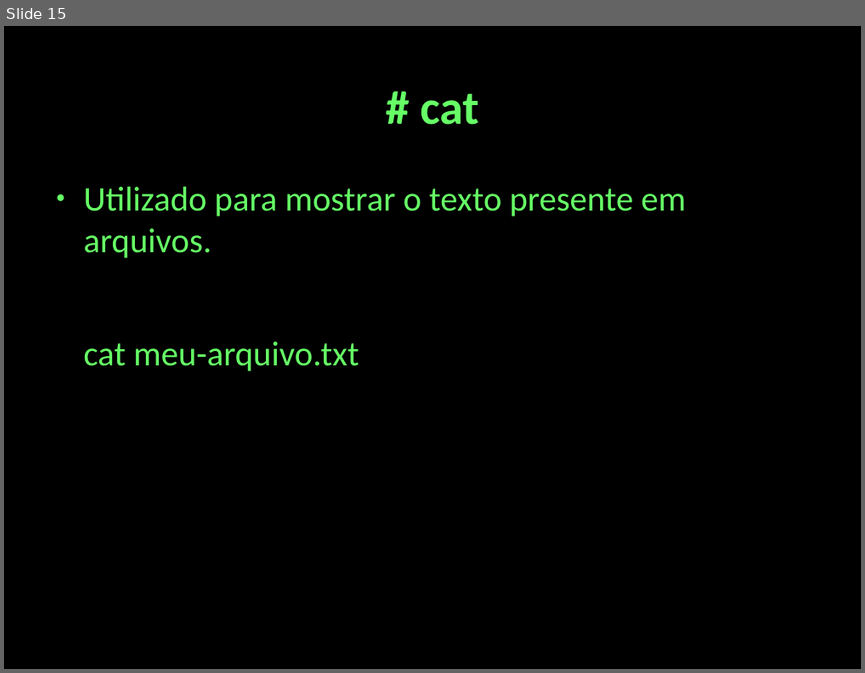
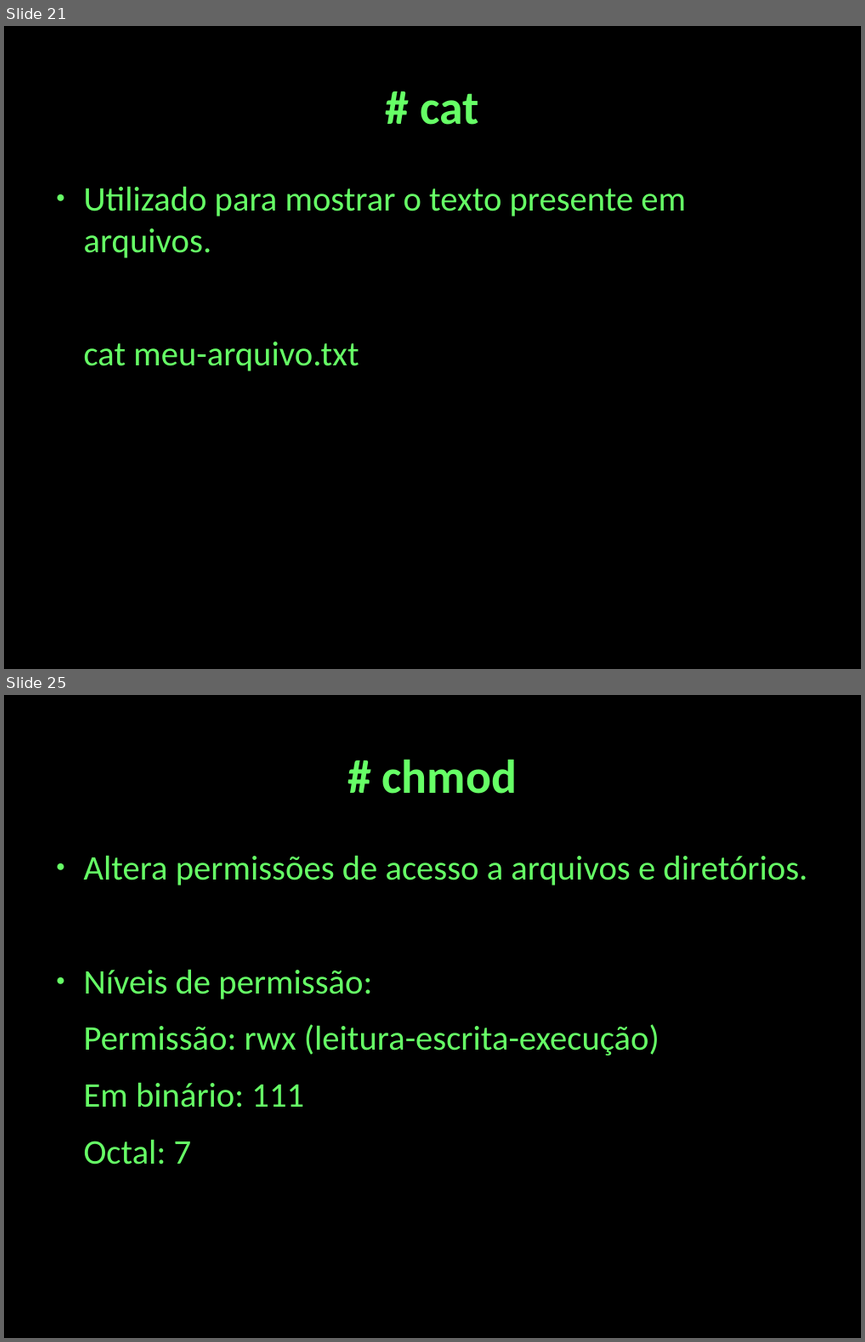
Before and after one commit to cjlcarvalho/presentations, a slide deck: shell-presentation.odp. Shown one above the other, each under a label of ours: slide 15 before the commit, slides 21 and 25 after it; the slides between them are not shown. The pictures are 865x673 and 865x1342 pixels, drawn with LibreOffice and Linux fonts; fonts in the diff are those of the drawing. Boxes give left, top, right and bottom in pixels: in the first picture for what was removed or moved away, otherwise in the second. Text is boxed around its words. In the diff, an @@ line names an element or a change of style, - is before the commit and + after.

Commit message:
Alterações

```diff
--- a/shell-presentation.odp
+++ b/shell-presentation.odp
@@ slide 25 added at (4, 695, 861, 1338), background #000000 @@
@@ title added at (382, 759, 517, 794), 44 pt, text #66FF66, bold @@
+# chmod
@@ text added at (84, 855, 807, 1164), 32 pt, text #66FF66 @@
+● Altera permissões de acesso a arquivos e diretórios.
+● Níveis de permissão:
+Permissão: rwx (leitura-escrita-execução)
+Em binário: 111
+Octal: 7
@@ what was slide 15 is now slide 21 @@
```
Also in this commit, not shown: 1 slide changed, 13 other slides added, 2 other files.
